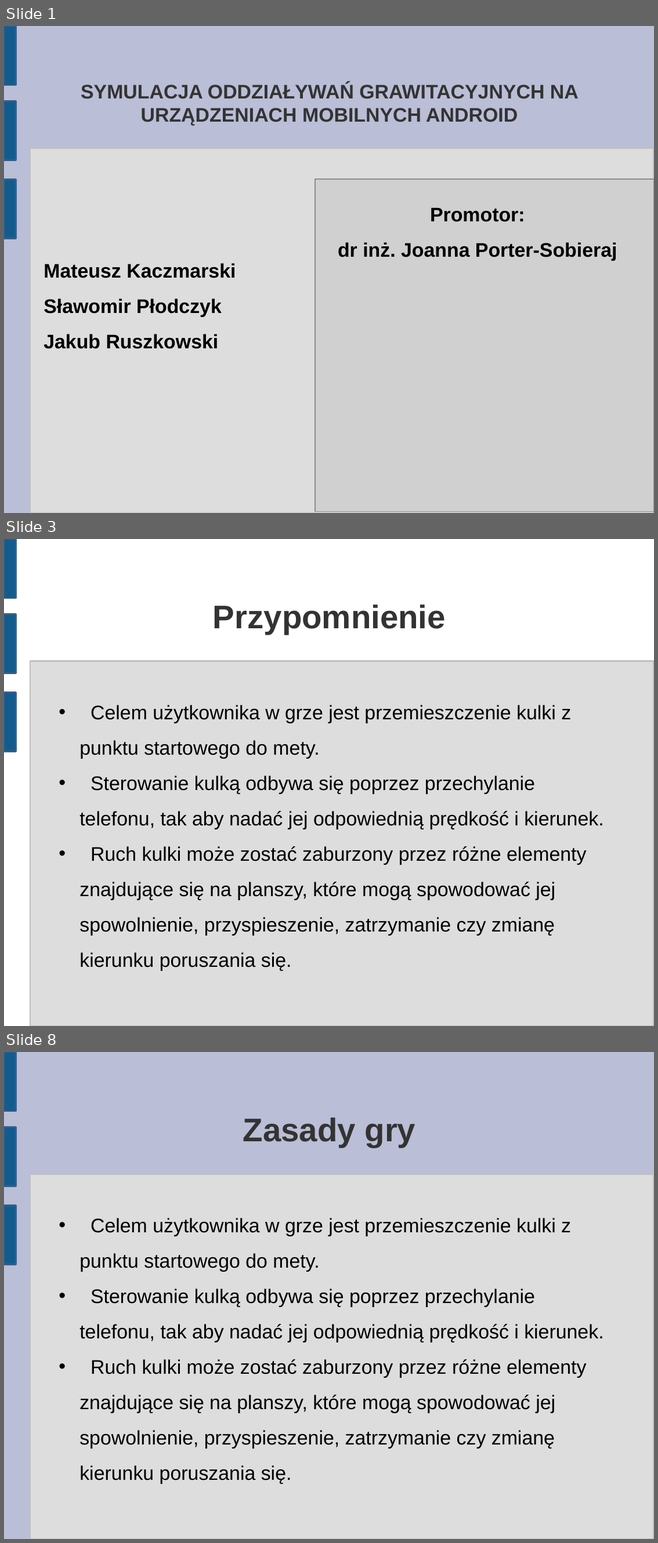
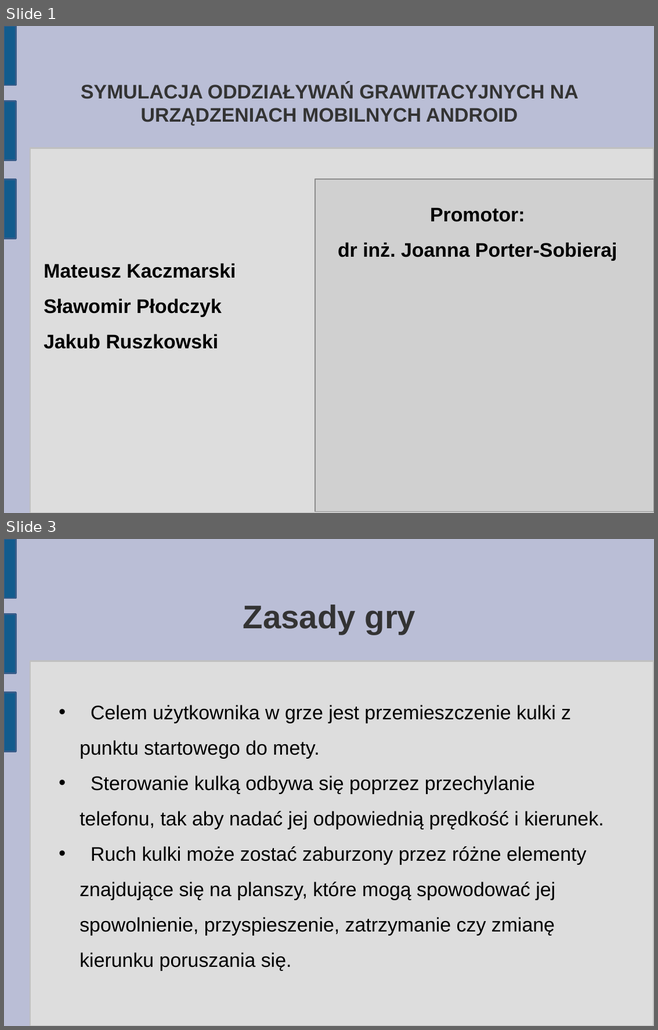
Before and after one commit to matkaczmarski/Praca-inzynierska, a slide deck: Prezentacja/Praca Inżynierska 2.odp. Shown one above the other, each under a label of ours: slides 1, 3 and 8 before the commit, slides 1 and 3 after it; the slides between them are not shown. The pictures are 658x1543 and 658x1030 pixels, drawn with LibreOffice and Linux fonts; fonts in the diff are those of the drawing; grey boxes stand for pictures. Boxes give left, top, right and bottom in pixels: in the first picture for what was removed or moved away, otherwise in the second. Text is boxed around its words. In the diff, an @@ line names an element or a change of style, - is before the commit and + after.

```diff
--- a/Prezentacja/Praca Inżynierska 2.odp
+++ b/Prezentacja/Praca Inżynierska 2.odp
@@ slide 3 removed at <box>4,539,654,1026</box>, background #FFFFFF; not listed: 4 template elements that a slide beside it also shows @@
@@ title removed at <box>213,605,445,634</box> @@
-Przypomnienie
@@ text removed at <box>79,705,603,971</box> @@
-• Celem użytkownika w grze jest przemieszczenie kulki z punktu startowego do mety.
-• Sterowanie kulką odbywa się poprzez przechylanie telefonu, tak aby nadać jej odpowiednią prędkość i kierunek.
-• Ruch kulki może zostać zaburzony przez różne elementy znajdujące się na planszy, które mogą spowodować jej spowolnienie, przyspieszenie, zatrzymanie czy zmianę kierunku poruszania się.
@@ what was slide 8 is now slide 3 @@
```
Also in this commit, not shown: 5 slides changed, 3 slides added, 1 other file.
